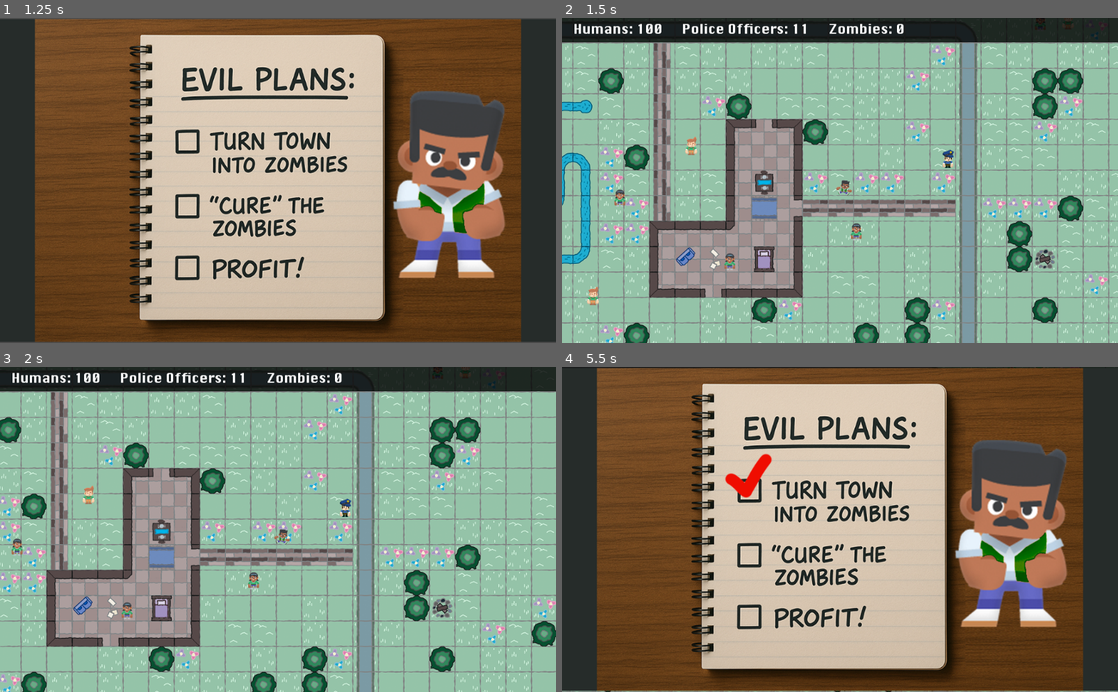
Above: before the commit, frames 1-4 (two rows, left to right).
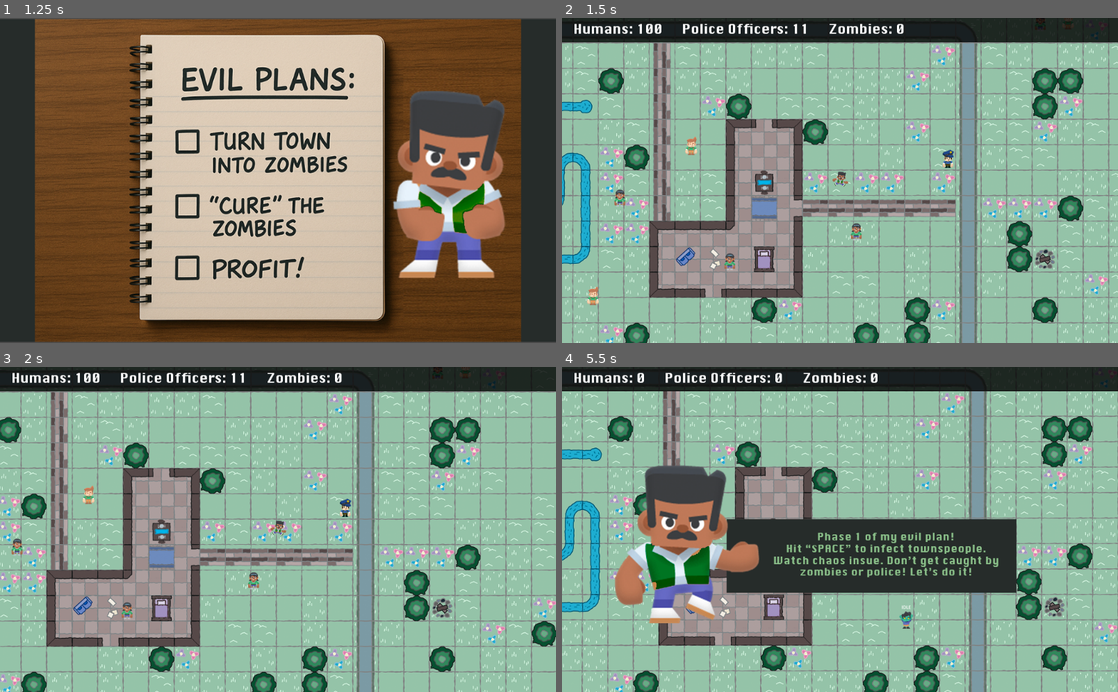
Above: after the commit, the same moments.

Repository: padraik/JamSepticEye
Game: Godot game, scene res://scenes/title_screen.tscn
The game is run twice, just before and just after one commit, with the same random seed, the same clock (stepped at 60 frames per second) and the same inputs.
Inputs (mouse positions are in pixels of both pictures, inside the frame that each line leads up to):
- Up to frame 1 (1.25 s): click "PLAY!" at 0.5 s
- Up to frame 2 (1.5 s): tap Enter (ui_accept) at 1.25 s; move the mouse to (962, 164) at 1.27 s; hold D (move_right) from 1.28 s (still down); hold Enter (ui_accept) from 1.28 s (still down); click (962, 164) at 1.42 s
- Up to frame 3 (2 s): keep holding D (move_right); keep holding Enter (ui_accept)
- Up to frame 4 (5.5 s): move the mouse to (728, 545) at 2.02 s; release D (move_right) at 2.03 s; release Enter (ui_accept) at 2.03 s; hold S (move_down) 2.03-2.78 s; tap P at 2.1, 3.6, 5.1 s; tap Enter (ui_accept) at 2.27, 2.3, 2.57, 2.75, 3.77, 3.8, 4.07, 4.25, 5.27, 5.3 s; move the mouse to (895, 458) at 2.77 s; hold D (move_right) 2.78-3.53 s; hold Enter (ui_accept) 2.78-3.53 s; move the mouse to (812, 594) at 3.52 s; hold W (move_up) 3.53-4.28 s; click (812, 594) at 3.67 s; move the mouse to (1006, 578) at 4.27 s; hold Enter (ui_accept) 4.28-5.03 s; hold A (move_left) from 4.28 s (still down); move the mouse to (673, 480) at 5.02 s

Frame 1 is identical in both runs. In frame 2, 0.1% of the frame differs, in the area x 48-53%, y 47-55%; in frame 3, 0.1%; in frame 4, 98%, in the area x 0-100%, y 0-100%.

Commit message:
Phase 2 go!

Diff:
--- a/scenes/player.tscn
+++ b/scenes/player.tscn
@@ -1,7 +1,8 @@
-[gd_scene load_steps=16 format=3 uid="uid://b5w5d0f6v7q0h"]
+[gd_scene load_steps=18 format=3 uid="uid://b5w5d0f6v7q0h"]
 
 [ext_resource type="Script" uid="uid://dsoqtop4v2by1" path="res://scripts/player.gd" id="1_abcde"]
 [ext_resource type="Texture2D" uid="uid://2ri5ou6tcuve" path="res://assets/player-spritesheet.png" id="2_player_sprite"]
+[ext_resource type="Texture2D" uid="uid://c6g7h8i9j0k1" path="res://assets/dezombie-cloud.png" id="3_cloud_tex"]
 
 [sub_resource type="AtlasTexture" id="AtlasTexture_g2els"]
 atlas = ExtResource("2_player_sprite")
@@ -114,29 +115,48 @@
 [sub_resource type="CircleShape2D" id="CircleShape2D_abcde"]
 radius = 252.68423
 
+[sub_resource type="CircleShape2D" id="CircleShape2D_defgh"]
+radius = 252.68423
+
 [node name="Player" type="CharacterBody2D"]
-position = Vector2(-14, -32)
 script = ExtResource("1_abcde")
 
 [node name="AnimatedSprite2D" type="AnimatedSprite2D" parent="."]
-position = Vector2(14.799999, 19.733332)
+position = Vector2(0.799999, -12.266668)
 scale = Vector2(0.60833335, 0.60833335)
 sprite_frames = SubResource("SpriteFrames_player")
 animation = &"stab"
 frame_progress = 1.0
 
 [node name="CollisionShape2D" type="CollisionShape2D" parent="."]
-position = Vector2(14, 31.999998)
+position = Vector2(0, -0.000002)
 scale = Vector2(0.43, 0.43)
 shape = SubResource("CapsuleShape2D_12345")
 
 [node name="Camera2D" type="Camera2D" parent="."]
 zoom = Vector2(0.5, 0.5)
 
+[node name="DezombieCloud" type="Sprite2D" parent="."]
+visible = false
+modulate = Color(1, 1, 1, 0)
+scale = Vector2(0.5, 0.5)
+texture = ExtResource("3_cloud_tex")
+
+[node name="DezombieArea" type="Area2D" parent="."]
+collision_layer = 0
+collision_mask = 2
+
+[node name="CollisionShape2D" type="CollisionShape2D" parent="DezombieArea"]
+scale = Vector2(0.5, 0.5)
+shape = SubResource("CircleShape2D_defgh")
+
+[node name="DezombieTimer" type="Timer" parent="."]
+wait_time = 0.5
+one_shot = true
+
 [node name="ConversionArea" type="Area2D" parent="."]
 collision_layer = 0
 
 [node name="CollisionShape2D" type="CollisionShape2D" parent="ConversionArea"]
-position = Vector2(14, 32)
 scale = Vector2(0.19, 0.19)
 shape = SubResource("CircleShape2D_abcde")
--- a/scripts/main.gd
+++ b/scripts/main.gd
@@ -12,6 +12,7 @@
 func _ready():
 	GameEvents.player_caught.connect(_on_player_caught)
 	randomize()
+	print_debug("Main scene loaded: ", get_tree().current_scene.scene_file_path)
 
 	var humans = get_tree().get_nodes_in_group("humans")
 	for human in humans:
--- a/scripts/phase1_win_overlay.gd
+++ b/scripts/phase1_win_overlay.gd
@@ -15,7 +15,7 @@
 	win_screen.visible = false
 	news_screen_active = true
 
-	timer.wait_time = 10.0
+	timer.wait_time = 5.0
 	timer.start()
 
 func _unhandled_input(event):
@@ -29,7 +29,8 @@
 	else:
 		# Timer for the final win screen has finished
 		get_tree().paused = false
-		get_tree().change_scene_to_file("res://scenes/phase2_main.tscn")
+		get_tree().change_scene_to_file("res://scenes/phase-2-main.tscn")
+		queue_free()
 
 func _show_win_screen():
 	news_screen_active = false
--- a/scripts/player.gd
+++ b/scripts/player.gd
@@ -1,11 +1,17 @@
 extends CharacterBody2D
+
+const HUMAN_SCENE = preload("res://scenes/human.tscn")
 
 @export var speed = 300.0
 @onready var conversion_area = $ConversionArea
 @onready var animated_sprite = $AnimatedSprite2D
+@onready var dezombie_cloud = $DezombieCloud
+@onready var dezombie_area = $DezombieArea
+@onready var dezombie_timer = $DezombieTimer
 
 var is_stabbing = false
 var stab_timer: Timer
+var can_dezombify = true
 
 func _ready():
 	add_to_group("player")
@@ -19,6 +25,7 @@
 	stab_timer.one_shot = true
 	stab_timer.timeout.connect(_on_stab_timer_timeout)
 	add_child(stab_timer)
+	dezombie_timer.timeout.connect(_on_dezombie_timer_timeout)
 
 func _physics_process(_delta):
 	var direction = Input.get_vector("move_left", "move_right", "move_up", "move_down")
@@ -28,13 +35,16 @@
 	update_animation(direction)
 	update_facing_direction(direction)
 
-	if Input.is_action_just_pressed("ui_accept"):  # Enter key
-		print("Enter pressed, playing stab animation")
-		_attempt_conversion()
-		is_stabbing = true
-		animated_sprite.play("stab")
-		# Start timer as backup
-		stab_timer.start()
+	if Input.is_action_just_pressed("ui_accept"):
+		var scene_name = get_tree().current_scene.scene_file_path
+		if "phase-2-main" in scene_name:
+			_attempt_dezombification()
+		else:
+			_attempt_conversion()
+			is_stabbing = true
+			animated_sprite.play("stab")
+			# Start timer as backup
+			stab_timer.start()
 
 func update_animation(direction):
 	# Handle animations based on movement (but don't override stab animation)
@@ -69,6 +79,35 @@
 	if closest_body:
 		closest_body.infect()
 
+func _attempt_dezombification():
+	if not can_dezombify:
+		return
+
+	can_dezombify = false
+	dezombie_cloud.visible = true
+
+	var tween = create_tween()
+	tween.tween_property(dezombie_cloud, "modulate:a", 1.0, 0.2)
+
+	dezombie_timer.start()
+
+	var zombies_in_area = dezombie_area.get_overlapping_bodies()
+	for zombie in zombies_in_area:
+		if zombie.is_in_group("zombies"):
+			var z_pos = zombie.global_position
+			zombie.queue_free()
+
+			var new_human = HUMAN_SCENE.instantiate()
+			get_tree().current_scene.get_node("World/NPCs").add_child(new_human)
+			new_human.global_position = z_pos
+
+func _on_dezombie_timer_timeout():
+	var tween = create_tween()
+	tween.tween_property(dezombie_cloud, "modulate:a", 0.0, 0.3)
+	await tween.finished
+	dezombie_cloud.visible = false
+	can_dezombify = true
+
 func _on_animation_finished():
 	# When stab animation finishes, return to appropriate movement animation
 	print("Animation finished: ", animated_sprite.animation)
